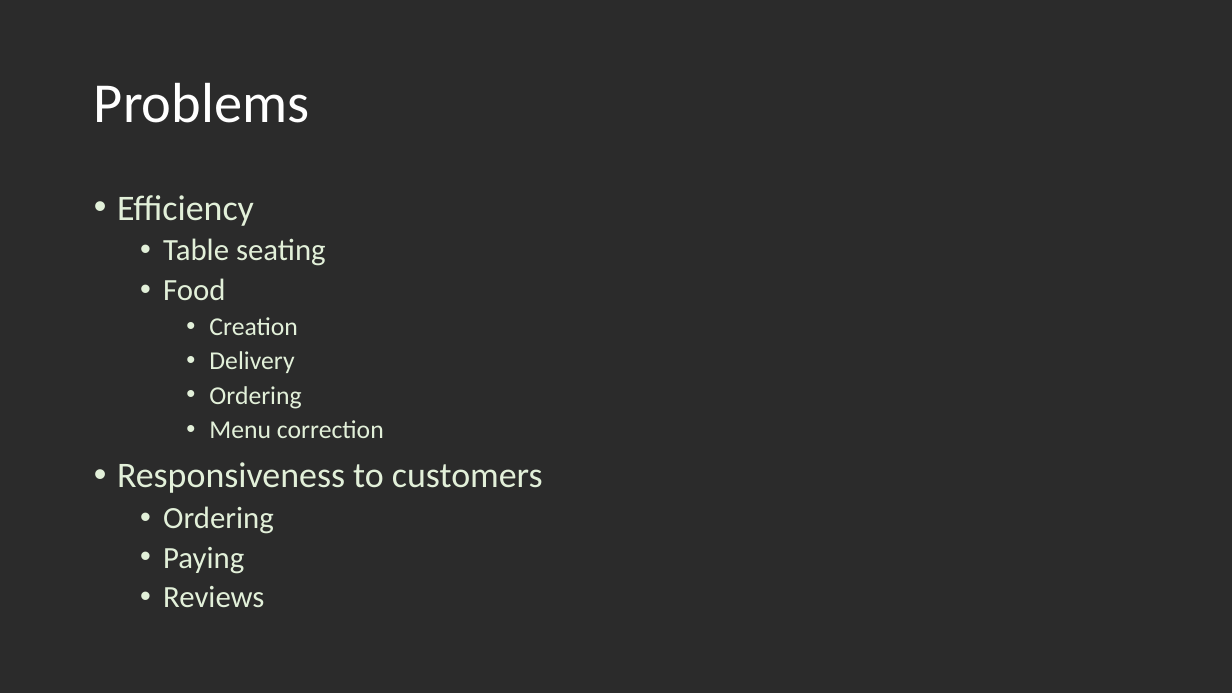
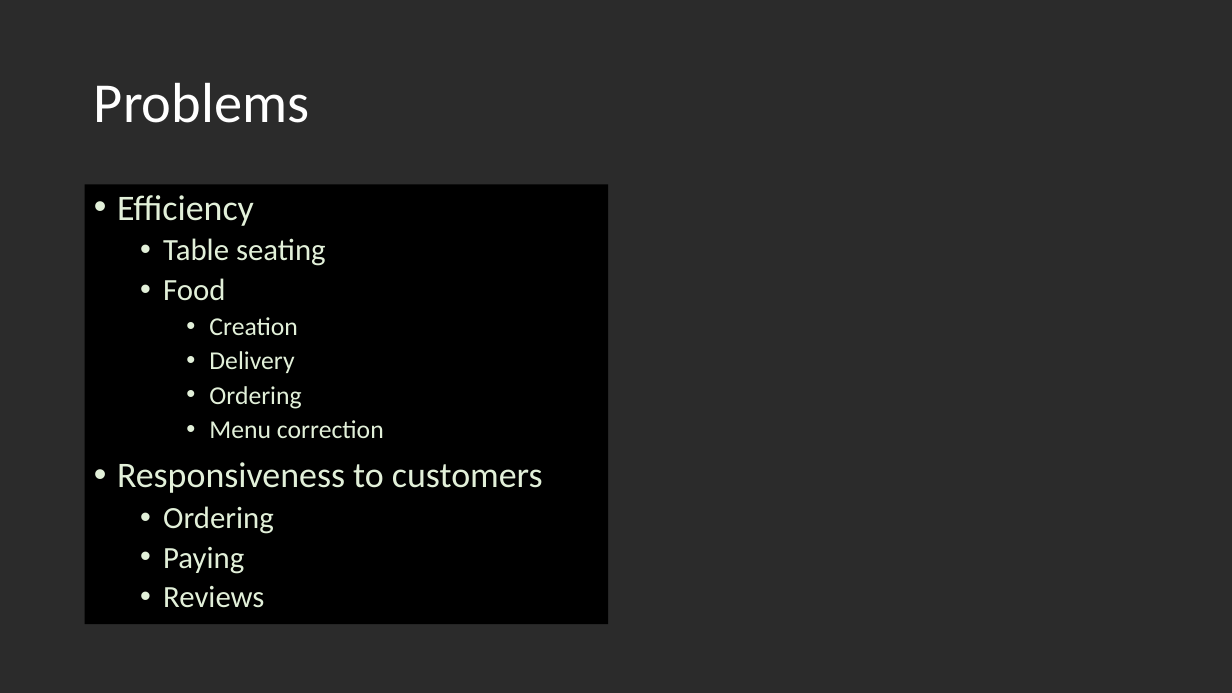
Before and after one commit to wongkristen/EasyEats_Group11_SE, a slide deck: slide 2 of docs/EasyEats.pptx. Drawn at 1232x693 pixels with LibreOffice and Linux fonts; fonts in the diff are those of the drawing; background and template pictures are left out; a plain dark background stands for a picture behind light text. Boxes give left, top, right and bottom in pixels: in the first picture for what was removed or moved away, otherwise in the second. Text is boxed around its words. In the diff, an @@ line names an element or a change of style, - is before the commit and + after.

```diff
--- a/docs/EasyEats.pptx
+++ b/docs/EasyEats.pptx
@@ text "Efficiency": place and size @@
-text "Efficiency" at bbox=[117, 195, 543, 607]
+text "Efficiency" at bbox=[85, 185, 609, 625]
@@ text "Efficiency" at bbox=[85, 185, 609, 625]: fill none to #000000 @@
```
Also in this commit, not shown: 4 other slides changed, 1 slide removed.
